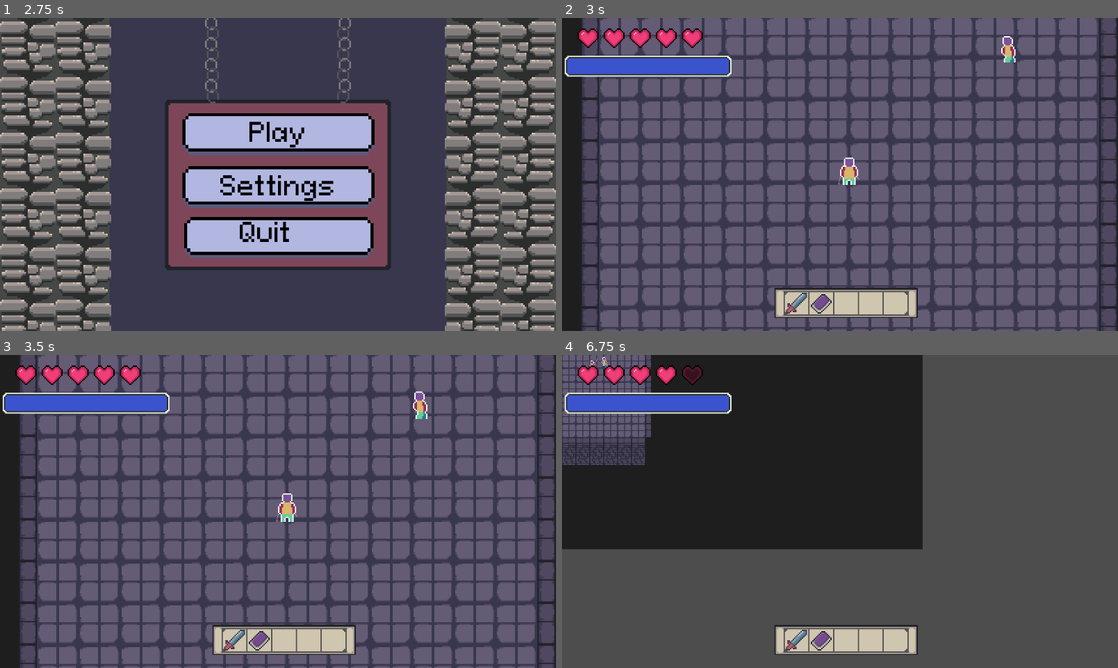
Above: before the commit, frames 1-4 (two rows, left to right).
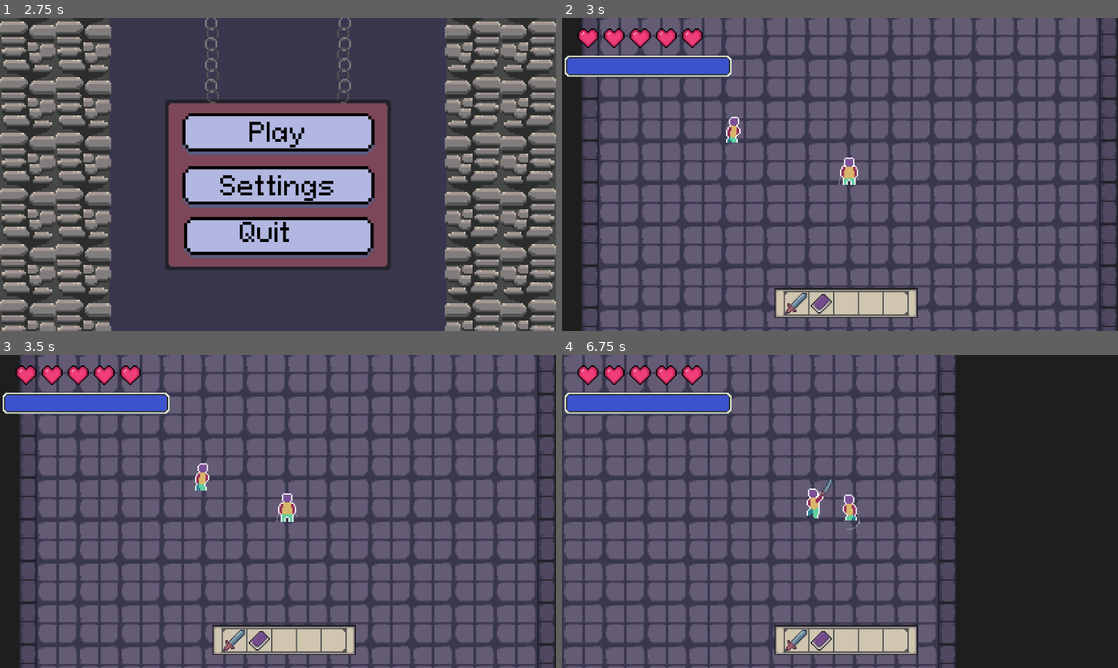
Above: after the commit, the same moments.

Repository: jidzib/jester-roguelike
Game: Godot game, scene res://Scenes/Root.tscn
Two runs of this game, one before a commit and one after it. Both use one fixed random seed, a clock stepped at 60 frames per second and the inputs below. Sound files missing from this copy of the repository are replaced by a short silence.
Inputs (mouse positions are in pixels of both pictures, inside the frame that each line leads up to):
- Up to frame 1 (2.75 s): click "Settings" at 0.5 s; click (361, 105) at 1.27 s; click "Back" at 2 s
- Up to frame 2 (3 s): click "Play" at 2.75 s
- Up to frame 3 (3.5 s): no input
- Up to frame 4 (6.75 s): tap Enter at 3.5 s; move the mouse to (962, 495) at 3.52 s; press the mouse at (962, 495) at 3.53 s; hold D (MOVE_RIGHT) 3.53-4.25 s; tap Q (toggle_camera, bound only before the commit) at 3.8, 5.3 s; release the mouse at (962, 495) at 4.25 s; drag from (728, 527) to (812, 574) at 4.27 s; move the mouse to (895, 442) at 5.02 s; press the mouse at (895, 442) at 5.03 s; hold D (MOVE_RIGHT) 5.03-5.75 s; release the mouse at (895, 442) at 5.75 s; drag from (812, 574) to (784, 464) at 5.77 s; move the mouse to (1006, 558) at 6.52 s; hold A (MOVE_LEFT) from 6.53 s (still down); hold Q (toggle_camera, bound only before the commit) from 6.53 s (still down); click (1006, 558) at 6.67 s

Frame 1 is identical in both runs. In frame 2, 0.3% of the frame differs, in the area x 29-82%, y 5-40%; in frame 3, 0.4%; in frame 4, 81%, in the area x 0-100%, y 0-100%.

Commit message:
Damage calc system

Diff:
--- a/Resources/spellbook.tres
+++ b/Resources/spellbook.tres
@@ -6,8 +6,9 @@
 
 [resource]
 script = ExtResource("1_whfmv")
-damage = 1
+power = 2
 animation = ExtResource("1_x4w2y")
+ATTACK_TYPE = 2
 texture = ExtResource("2_3oqxw")
 ID = 3
 name = "Spellbook"
--- a/Scenes/Knight.tscn
+++ b/Scenes/Knight.tscn
@@ -106,7 +106,6 @@
 
 [node name="Stats" parent="." index="4"]
 max_hp = 5
-attack = 1.0
 team = 2
 
 [node name="Hurtbox" type="Area2D" parent="." index="5"]
--- a/Scenes/Mage.tscn
+++ b/Scenes/Mage.tscn
@@ -198,7 +198,6 @@
 [node name="Stats" parent="." index="4"]
 max_hp = 3
 max_mana = 100
-attack = 1.0
 team = 2
 
 [node name="Hurtbox" type="Area2D" parent="." index="6"]
--- a/Scenes/Player.tscn
+++ b/Scenes/Player.tscn
@@ -197,7 +197,6 @@
 [node name="Stats" parent="." index="9"]
 max_hp = 5
 max_mana = 100
-attack = 1.0
 team = 1
 
 [node name="Hurtbox" type="Area2D" parent="." index="10"]
--- a/Scenes/SpellbookAnimation.tscn
+++ b/Scenes/SpellbookAnimation.tscn
@@ -12,6 +12,18 @@
 tracks/0/interp = 1
 tracks/0/loop_wrap = true
 tracks/0/keys = {
+"times": PackedFloat32Array(0),
+"transitions": PackedFloat32Array(1),
+"update": 1,
+"values": [0]
+}
+tracks/1/type = "value"
+tracks/1/imported = false
+tracks/1/enabled = true
+tracks/1/path = NodePath("Spritesheet:z_index")
+tracks/1/interp = 1
+tracks/1/loop_wrap = true
+tracks/1/keys = {
 "times": PackedFloat32Array(0),
 "transitions": PackedFloat32Array(1),
 "update": 1,
@@ -32,6 +44,18 @@
 "transitions": PackedFloat32Array(1, 1, 1, 1),
 "update": 1,
 "values": [4, 5, 6, 7]
+}
+tracks/1/type = "value"
+tracks/1/imported = false
+tracks/1/enabled = true
+tracks/1/path = NodePath("Spritesheet:z_index")
+tracks/1/interp = 1
+tracks/1/loop_wrap = true
+tracks/1/keys = {
+"times": PackedFloat32Array(0, 0.4),
+"transitions": PackedFloat32Array(1, 1),
+"update": 1,
+"values": [0, 1]
 }
 
 [sub_resource type="Animation" id="Animation_lx18r"]
--- a/Scenes/SwordAnimation.tscn
+++ b/Scenes/SwordAnimation.tscn
@@ -2,22 +2,6 @@
 
 [ext_resource type="PackedScene" uid="uid://cqjf1cr3g6p7f" path="res://Scenes/WeaponAnimation.tscn" id="1_7ngrt"]
 [ext_resource type="Texture2D" uid="uid://b18bvdf7o3m8d" path="res://assets/weapon_animations/sword_spritesheet.png" id="2_0ldg1"]
-
-[sub_resource type="Animation" id="Animation_l5vvd"]
-resource_name = "front"
-length = 0.6
-tracks/0/type = "value"
-tracks/0/imported = false
-tracks/0/enabled = true
-tracks/0/path = NodePath("Spritesheet:frame")
-tracks/0/interp = 1
-tracks/0/loop_wrap = true
-tracks/0/keys = {
-"times": PackedFloat32Array(0, 0.2, 0.4),
-"transitions": PackedFloat32Array(1, 1, 1),
-"update": 1,
-"values": [0, 1, 2]
-}
 
 [sub_resource type="Animation" id="Animation_vgcoa"]
 length = 0.001
@@ -48,6 +32,22 @@
 "transitions": PackedFloat32Array(1, 1, 1),
 "update": 1,
 "values": [3, 4, 5]
+}
+
+[sub_resource type="Animation" id="Animation_l5vvd"]
+resource_name = "front"
+length = 0.6
+tracks/0/type = "value"
+tracks/0/imported = false
+tracks/0/enabled = true
+tracks/0/path = NodePath("Spritesheet:frame")
+tracks/0/interp = 1
+tracks/0/loop_wrap = true
+tracks/0/keys = {
+"times": PackedFloat32Array(0, 0.2, 0.4),
+"transitions": PackedFloat32Array(1, 1, 1),
+"update": 1,
+"values": [0, 1, 2]
 }
 
 [sub_resource type="Animation" id="Animation_rc42x"]
--- a/Scripts/entities/hitbox.gd
+++ b/Scripts/entities/hitbox.gd
@@ -9,12 +9,14 @@
 var shape : Shape2D
 
 var hit_effect : HitEffect
+var source_item : Item
 
-func _init(_parent_stats : Stats, _lifetime : float, _shape : Shape2D, _hit_effect : HitEffect) -> void:
+func _init(_parent_stats : Stats, _lifetime : float, _shape : Shape2D, _hit_effect : HitEffect, _source_item: Item) -> void:
 	parent_stats = _parent_stats
 	lifetime = _lifetime
 	shape = _shape
 	hit_effect = _hit_effect
+	source_item = _source_item
 
 func _ready() -> void:
 	monitorable = false
@@ -63,4 +65,4 @@
 		return
 	# spawn particles, and/or send signal of successful attack
 	landed_hit.emit(area.parent_stats)
-	area.receive_hit(parent_stats.attack, global_position.direction_to(area.global_position))
+	area.receive_hit(parent_stats, source_item, global_position.direction_to(area.global_position))
--- a/Scripts/entities/hurtbox.gd
+++ b/Scripts/entities/hurtbox.gd
@@ -18,7 +18,8 @@
 func is_blocking() -> bool:
 	return blocking
 
-func receive_hit(damage : int, coming_from: Vector2, knockback_strength : float = 100.0) -> void:
+func receive_hit(attacker_stats: Stats, source_item: Item, coming_from: Vector2, knockback_strength : float = 100.0) -> void:
+	var damage : float = CombatManager.calculate_damage(attacker_stats, parent_stats, source_item)
 	parent_stats.take_damage(damage)
 	var parent : Entity = parent_stats.owner
 	parent.hit_flash()
--- a/Scripts/items/sword.gd
+++ b/Scripts/items/sword.gd
@@ -14,7 +14,7 @@
 	var shape : Shape2D = RectangleShape2D.new()
 	var hitbox : Hitbox = Hitbox.new(entity.stats, entity_attack_state.duration -
 									entity_attack_state.wind_up_duration,
-									shape, References.HIT_EFFECTS[hit_effect])
+									shape, References.HIT_EFFECTS[hit_effect], self)
 	hitbox.position = target_dir * range + entity.center.position
 	var new_animation : WeaponAnimation = animation.instantiate()
 	entity_attack_state.windup_point = new_animation.windup_point
--- a/Scripts/level.gd
+++ b/Scripts/level.gd
@@ -19,7 +19,10 @@
 	initialize_level()
 
 func initialize_level() -> void:
+	var occupied_positions : Dictionary[Vector2, bool] = {}
 	for id in levels_data[current_level].enemies:
+		var random_pos : Vector2 = pick_random_unoccupied_position(occupied_positions)
+		occupied_positions.set(random_pos, true)
 		spawn_enemy(id, pick_random_position())
 
 	#for i in range(current_level):
@@ -31,6 +34,13 @@
 	add_child(enemy)
 	active_enemy_count += 1
 	enemy.died.connect(decrement_active_enemy_count)
+
+func pick_random_unoccupied_position(occupied_positions: Dictionary[Vector2, bool]) -> Vector2:
+	while true:
+		var random_pos: Vector2 = pick_random_position()
+		if random_pos not in occupied_positions:
+			return random_pos
+	return Vector2.ZERO
 
 func pick_random_position() -> Vector2:
 	return Vector2(Util.RNG.randi_range(-level_size.x/2, level_size.x/2),
--- a/Scripts/projectile.gd
+++ b/Scripts/projectile.gd
@@ -44,7 +44,9 @@
 func initialize(_parent_stats: Stats) -> void:
 	var shape : Shape2D = RectangleShape2D.new()
 	shape.size = Vector2(8, 8)
-	hitbox = Hitbox.new(_parent_stats, lifetime, shape, References.HIT_EFFECTS[Enums.HitEffects.FIREBALL_HIT])
+	hitbox = Hitbox.new(_parent_stats, lifetime, shape,
+						References.HIT_EFFECTS[Enums.HitEffects.FIREBALL_HIT],
+	 					References.ITEMS[Enums.Items.SPELLBOOK])
 
 func init_hitbox(_packed_hitbox: PackedScene) -> void:
 	hitbox = _packed_hitbox.instantiate()
--- a/Scripts/stats.gd
+++ b/Scripts/stats.gd
@@ -15,8 +15,30 @@
 @export var max_mana : int
 var current_mana : int
 
-@export var attack : float
-@export var defense : float
+# COMBAT
+enum COMBAT_STATS {
+	PHYSICAL_ATTACK,
+	DEFENSE,
+	MAGIC_POWER
+}
+@export var combat_stats : Dictionary[COMBAT_STATS, float] = {
+	COMBAT_STATS.PHYSICAL_ATTACK : 1.0,
+	COMBAT_STATS.DEFENSE : 1.0,
+	COMBAT_STATS.MAGIC_POWER : 1.0,
+}
+
+func get_physical_attack() -> float:
+	return combat_stats[COMBAT_STATS.PHYSICAL_ATTACK]
+func set_physical_attack(new_value: float) -> void:
+	combat_stats[COMBAT_STATS.PHYSICAL_ATTACK] = new_value
+func get_defense() -> float:
+	return combat_stats[COMBAT_STATS.DEFENSE]
+func set_defense(new_value: float) -> void:
+	combat_stats[COMBAT_STATS.DEFENSE] = new_value
+func get_magic_power() -> float:
+	return combat_stats[COMBAT_STATS.MAGIC_POWER]
+func set_magic_power(new_value: float) -> void:
+	combat_stats[COMBAT_STATS.MAGIC_POWER] = new_value
 
 @export var team : Enums.Teams
 
--- a/Scripts/weapon_animation.gd
+++ b/Scripts/weapon_animation.gd
@@ -10,18 +10,6 @@
 func play(_direction: String, _windup_duration: float = 0.0) -> void:
 	animation_finished.connect(despawn)
 	AnimationHelper.play(animation_player, _direction, windup_point, _windup_duration, animation_finished)
-	##animation.play(_direction)
-	##animation.animation_finished.connect(despawn)
-	#animation_player.current_animation = _direction
-	#var windup_time : float = animation_player.current_animation_length * windup_point
-	#animation_player.play()
-	#animation_player.seek(windup_time, true)
-	#animation_player.pause()
-	#await get_tree().create_timer(_windup_duration).timeout
-	#animation_player.play()
-	#await animation_player.animation_finished
-	#queue_free()
-	#print("SPAWN ANIMATION")
 
 func despawn() -> void:
 	animation_finished.disconnect(despawn)
--- a/Scripts/weapon_item.gd
+++ b/Scripts/weapon_item.gd
@@ -1,7 +1,8 @@
 class_name WeaponItem extends Item
 
-@export var damage : int
+@export var power : int = 1.0
 @export var animation : PackedScene
+@export var ATTACK_TYPE : Stats.COMBAT_STATS
 
 func spawn_animation(_new_animation: WeaponAnimation, entity: Entity, _windup_duration: float = 0.0) -> void:
 	var new_animation : WeaponAnimation = animation.instantiate()
--- /dev/null
+++ b/combat_manager.gd
@@ -0,0 +1,20 @@
+class_name CombatManager
+
+
+static var ATTACK_TO_DEFENSE : Dictionary[Stats.COMBAT_STATS, Stats.COMBAT_STATS] = {
+	Stats.COMBAT_STATS.PHYSICAL_ATTACK : Stats.COMBAT_STATS.DEFENSE,
+	Stats.COMBAT_STATS.DEFENSE : Stats.COMBAT_STATS.DEFENSE,
+	Stats.COMBAT_STATS.MAGIC_POWER : Stats.COMBAT_STATS.MAGIC_POWER
+}
+
+
+static func calculate_damage(attacker_stats: Stats, defender_stats: Stats, item: WeaponItem) -> float:
+	return apply_defenses(calculate_raw_damage(attacker_stats, item), item.ATTACK_TYPE, defender_stats)
+static func calculate_raw_damage(attacker_stats: Stats, item: WeaponItem) -> float:
+	var attack_type : Stats.COMBAT_STATS = item.ATTACK_TYPE
+	var user_attack_power : float = attacker_stats.combat_stats[attack_type]
+	return user_attack_power + item.power
+static func apply_defenses(raw_damage: float, attack_type: Stats.COMBAT_STATS, defender_stats: Stats) -> float:
+	var defense_type : Stats.COMBAT_STATS = ATTACK_TO_DEFENSE[attack_type]
+	var defense_power : float = defender_stats.combat_stats[defense_type]
+	return max(1.0, raw_damage - defense_power)
--- a/project.godot
+++ b/project.godot
@@ -66,11 +66,6 @@
 "events": [Object(InputEventMouseButton,"resource_local_to_scene":false,"resource_name":"","device":-1,"window_id":0,"a …(253 unchanged characters)…
 ]
 }
-toggle_camera={
-"deadzone": 0.2,
-"events": [Object(InputEventKey,"resource_local_to_scene":false,"resource_name":"","device":-1,"window_id":0,"alt_pressed":false,"shift_pressed":false,"ctrl_pressed":false,"meta_pressed":false,"pressed":false,"keycode":0,"physical_keycode":81,"key_label":0,"unicode":113,"location":0,"echo":false,"script":null)
-]
-}
 close_menu={
 "deadzone": 0.2,
 "events": [Object(InputEventKey,"resource_local_to_scene":false,"resource_name":"","device":-1,"window_id":0,"alt_press …(195 unchanged characters)…
Binary file changed: assets/weapon_animations/spellbook_spritesheet.png
Not shown, added: combat_manager.gd.uid
